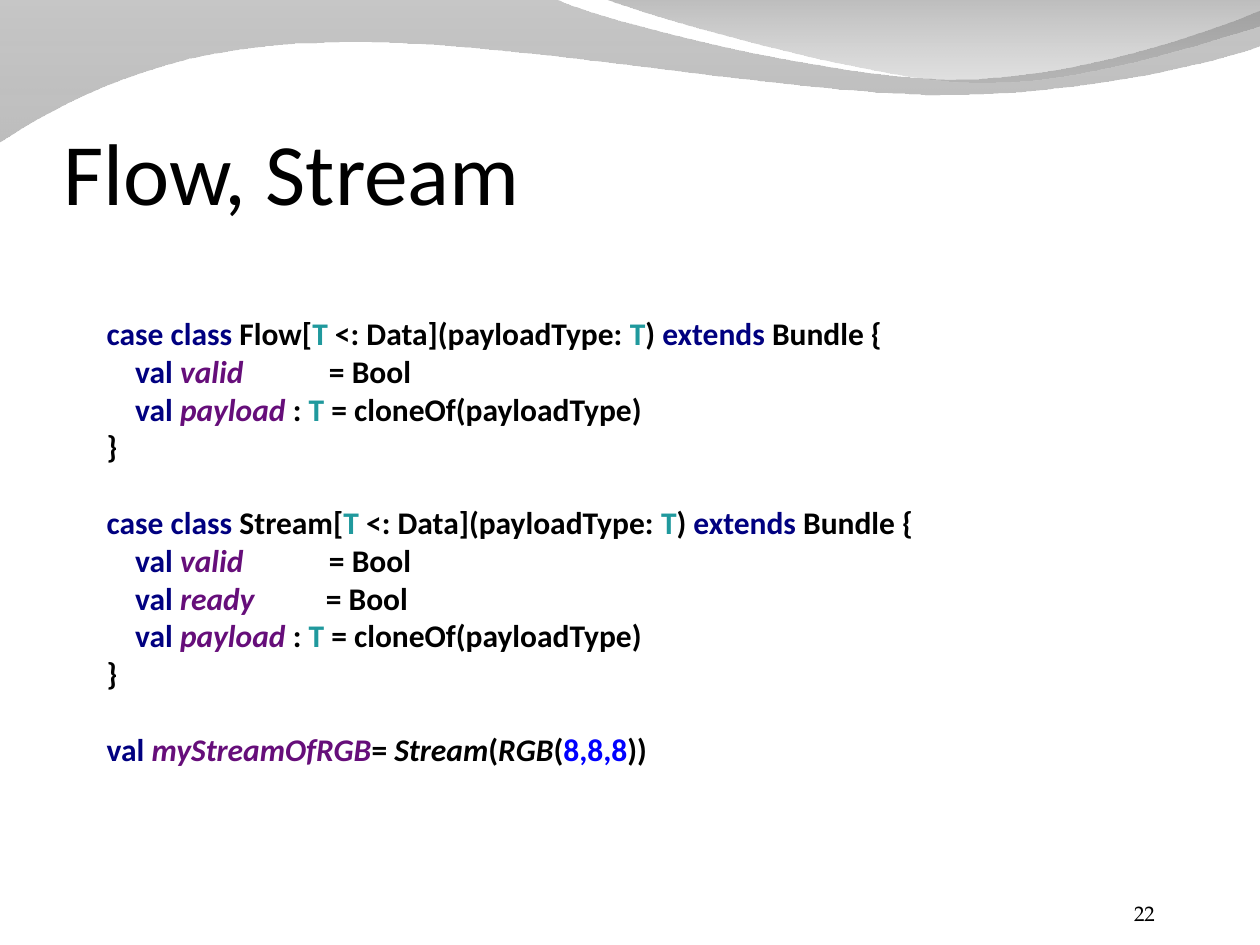
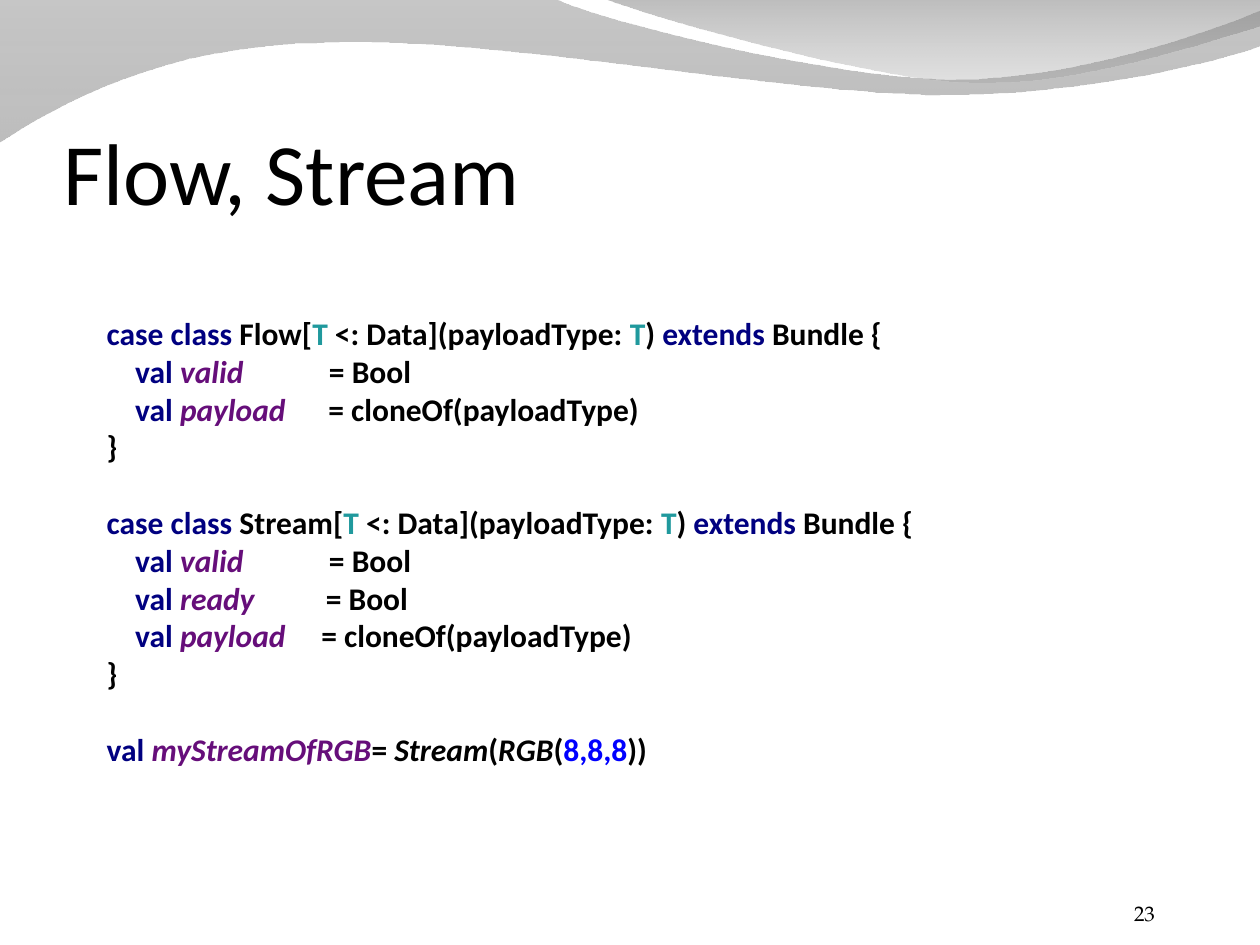
Before and after one commit to SpinalHDL/SpinalDoc, a slide deck: slide 23 of presentation/en/presentation_fast.odp (slide 22 before the commit). Drawn at 1260x945 pixels with LibreOffice and Linux fonts; fonts in the diff are those of the drawing; background and template pictures are left out. Boxes give left, top, right and bottom in pixels: in the first picture for what was removed or moved away, otherwise in the second. Text is boxed around its words. In the diff, an @@ line names an element or a change of style, - is before the commit and + after.

```diff
--- a/presentation/en/presentation_fast.odp
+++ b/presentation/en/presentation_fast.odp
@@ text at (107, 322, 895, 652): text changed @@
-case class Flow[T <: Data](payloadType: T) extends Bundle {
-val valid = Bool
-val payload : T = cloneOf(payloadType)
-}
-case class Stream[T <: Data](payloadType: T) extends Bundle {
-val valid = Bool
-val ready = Bool
-val payload : T = cloneOf(payloadType)
-}
+case class Flow[T <: Data](payloadType: T) extends Bundle {
+val valid = Bool
+val payload = cloneOf(payloadType)
+}
+case class Stream[T <: Data](payloadType: T) extends Bundle {
+val valid = Bool
+val ready = Bool
+val payload = cloneOf(payloadType)
+}
@@ page number at (1134, 906, 1155, 922): text changed @@
-22
+23
```
Also in this commit, not shown: 2 other slides changed, 1 slide added, 5 other files.
